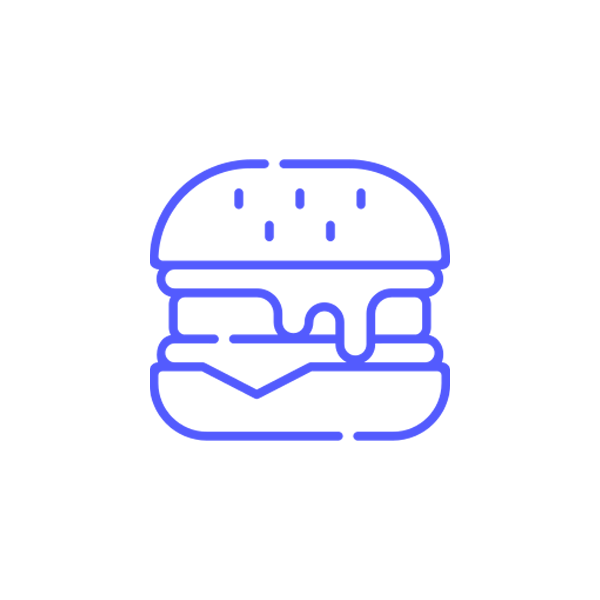
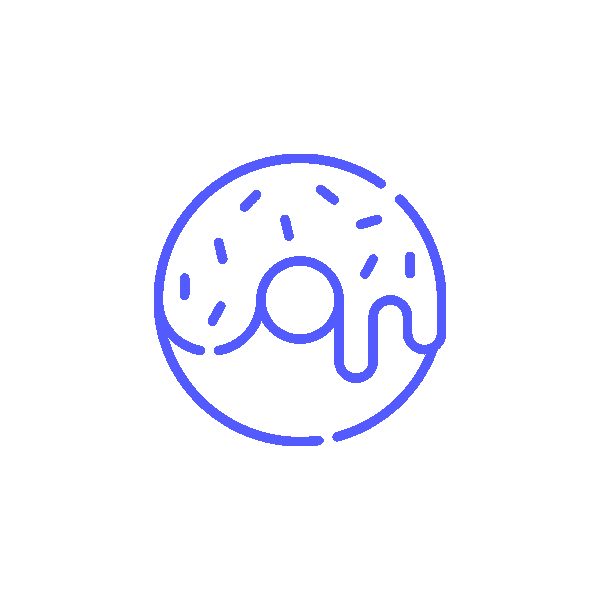
Two versions of the same layered image (w=600, h=600). Layer-by-layer changes:
added layer "Sobremesas" above "Entradas" over left=154, top=154, right=446, bottom=446
renamed "Camada 2" to "Lanche", hid it over left=150, top=159, right=450, bottom=441
